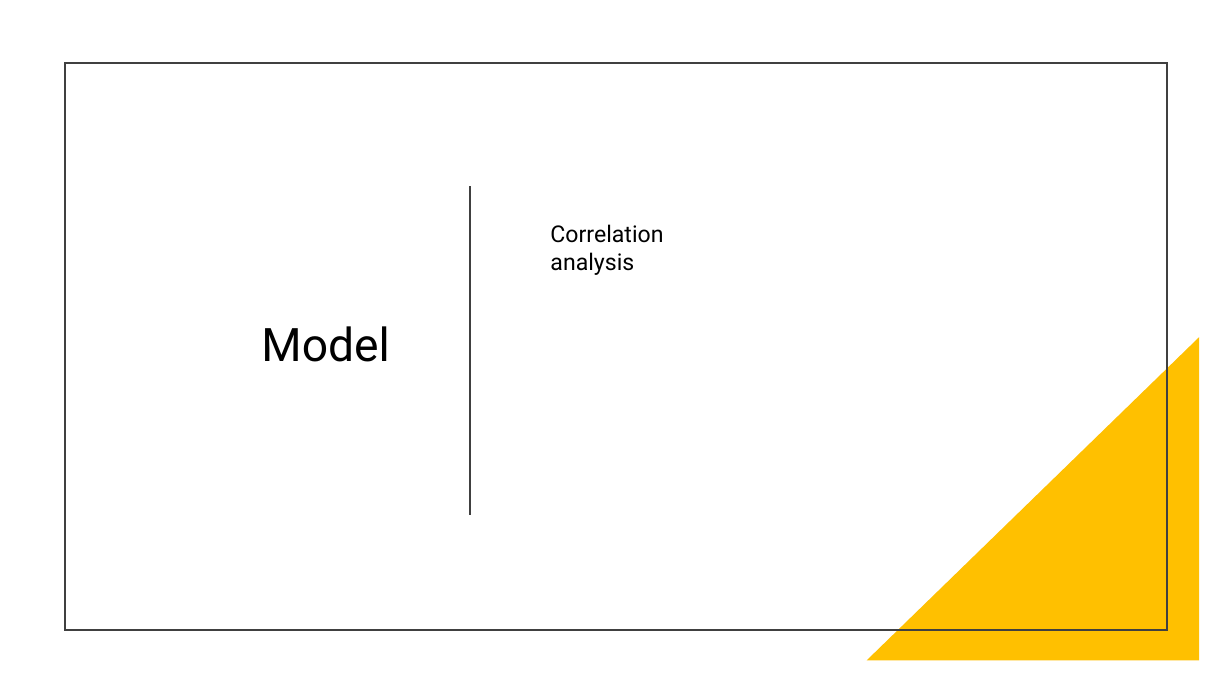
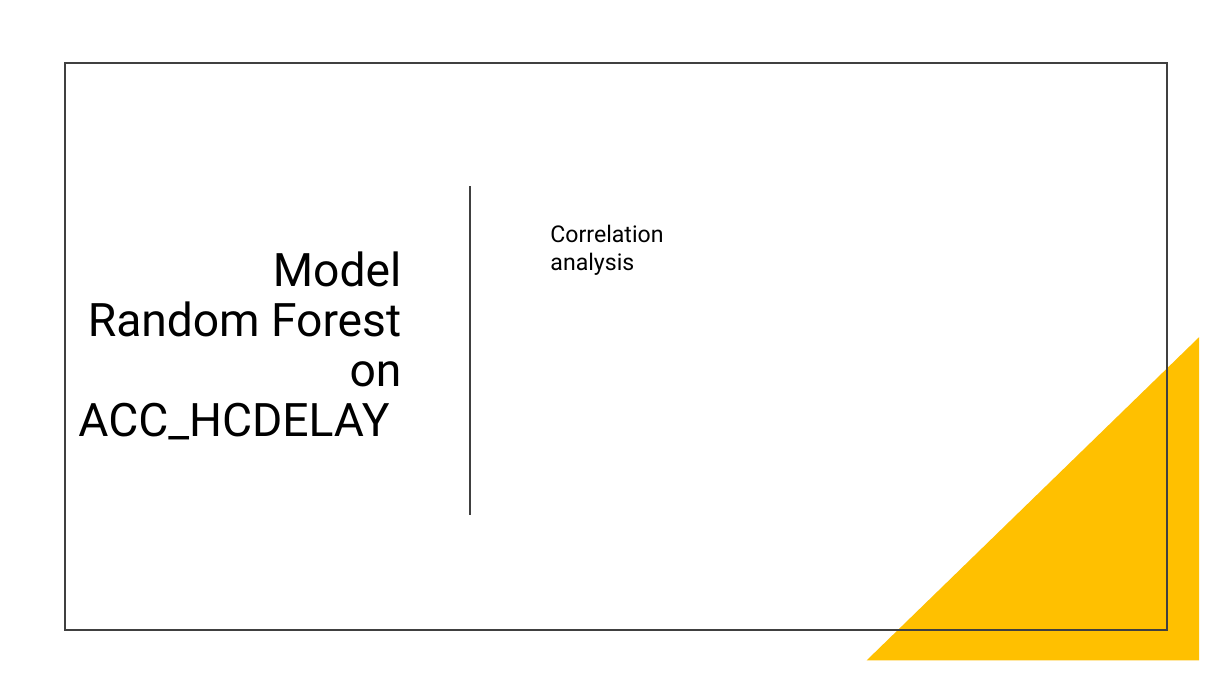
Before and after one commit to shivangiv/MCBS-Healthcare-Analytics, a slide deck: slide 16 of ALY6160GroupFINAL.pptx (slide 11 before the commit). Drawn at 1232x693 pixels with LibreOffice and Linux fonts; fonts in the diff are those of the drawing. Boxes give left, top, right and bottom in pixels: in the first picture for what was removed or moved away, otherwise in the second. Text is boxed around its words. In the diff, an @@ line names an element or a change of style, - is before the commit and + after.

```diff
--- a/ALY6160GroupFINAL.pptx
+++ b/ALY6160GroupFINAL.pptx
@@ title at (x1=78, y1=251, x2=402, y2=440): text changed @@
-Model
+Model
+Random Forest on ACC_HCDELAY
```
Also in this commit, not shown: 8 other slides changed, 8 slides added.
